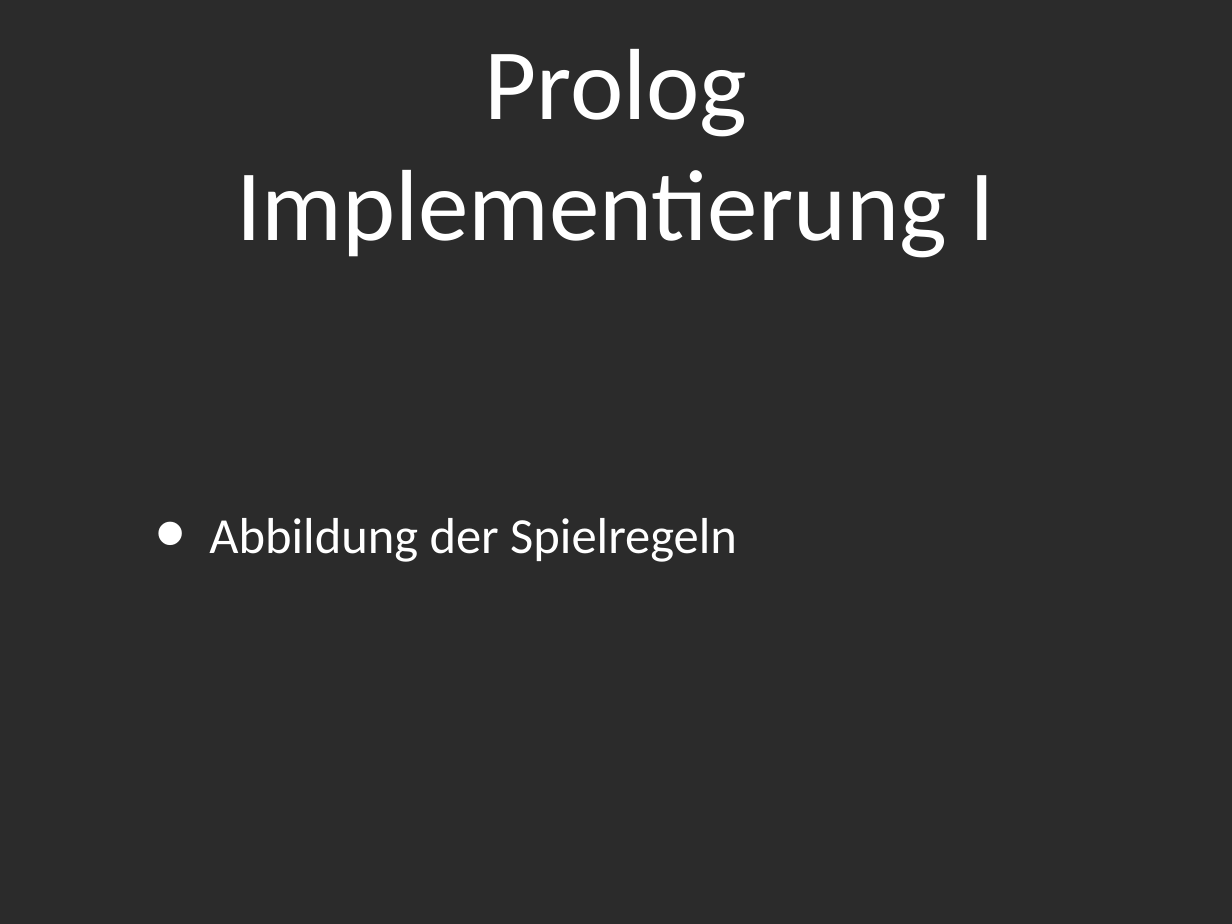
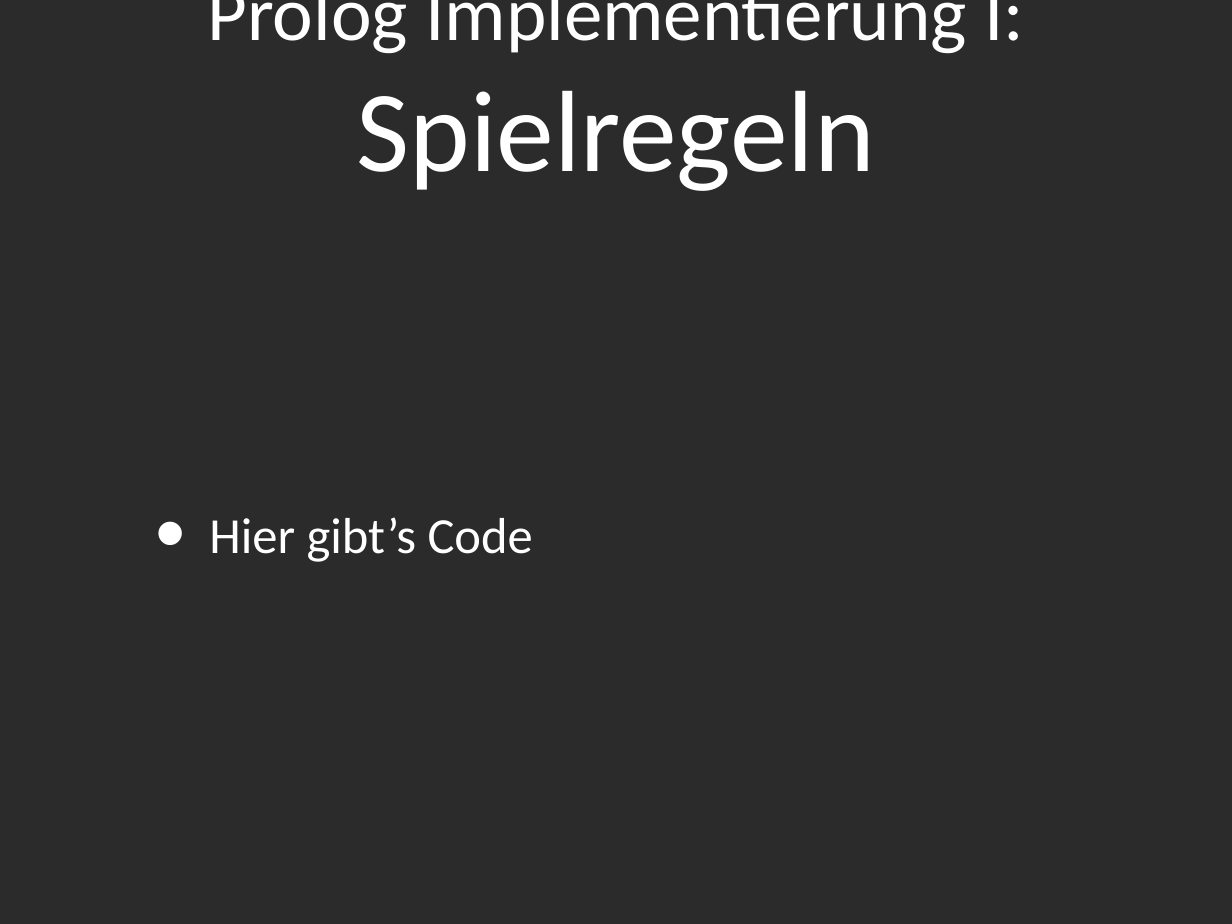
Before and after one commit to novac045/ai-battleship, a slide deck: slide 5 of Präsentation/Presentation_PPT.ppt. Drawn at 1232x924 pixels with LibreOffice and Linux fonts; fonts in the diff are those of the drawing; background and template pictures are left out; a plain dark background stands for a picture behind light text. Boxes give left, top, right and bottom in pixels: in the first picture for what was removed or moved away, otherwise in the second. Text is boxed around its words. In the diff, an @@ line names an element or a change of style, - is before the commit and + after.

```diff
--- a/Präsentation/Presentation_PPT.ppt
+++ b/Präsentation/Presentation_PPT.ppt
@@ title at [208,0,1024,191]: text changed; size 84 to 64 pt @@
-Prolog Implementierung I
+Prolog Implementierung I:
+Spielregeln
@@ text at [209,517,533,562]: text changed @@
-• Abbildung der Spielregeln
+• Hier gibt’s Code
```
Also in this commit, not shown: 2 other slides changed, 2 slides added, 2 slides removed, 2 other files.
